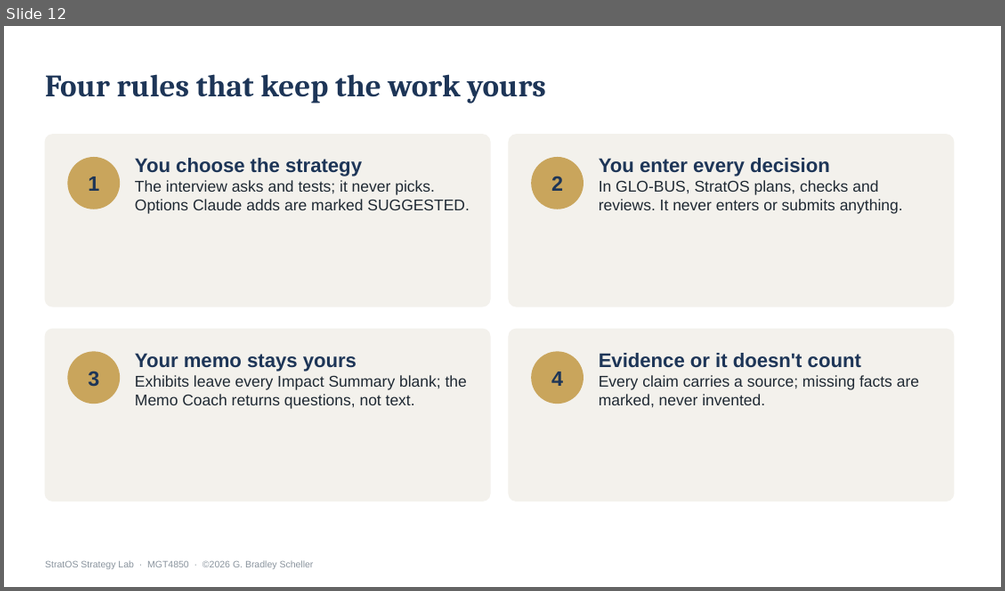
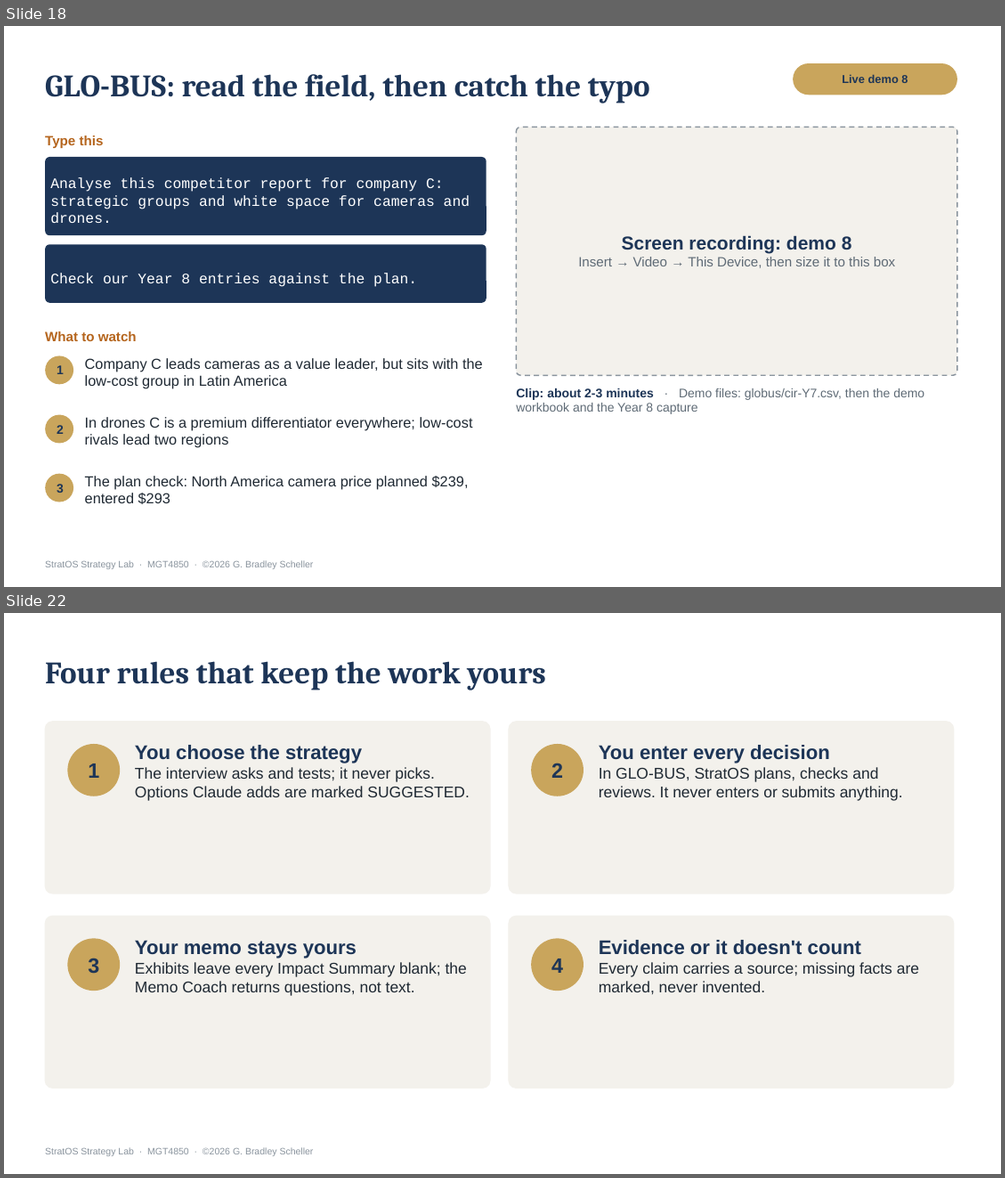
Before and after one commit to Brads777/Strat-IQ-Strategy-Toolkit, a slide deck: release-assets/StratOS_v3_Process_Walkthrough.pptx. Shown one above the other, each under a label of ours: slide 12 before the commit, slides 18 and 22 after it; the slides between them are not shown. The pictures are 1005x591 and 1005x1178 pixels, drawn with LibreOffice and Linux fonts; fonts in the diff are those of the drawing. Boxes give left, top, right and bottom in pixels: in the first picture for what was removed or moved away, otherwise in the second. Text is boxed around its words. In the diff, an @@ line names an element or a change of style, - is before the commit and + after.

```diff
--- a/release-assets/StratOS_v3_Process_Walkthrough.pptx
+++ b/release-assets/StratOS_v3_Process_Walkthrough.pptx
@@ slide 18 added at (x1=4, y1=26, x2=1001, y2=587), background #FFFFFF; not listed: 1 template element that a slide beside it also shows @@
@@ title added at (x1=45, y1=74, x2=650, y2=103), 30 pt, text #1D3557, bold @@
+GLO-BUS: read the field, then catch the typo
@@ rounded rectangle added at (x1=793, y1=63, x2=957, y2=95), fill #C9A55C, 11 pt, text #1D3557, bold @@
+Live demo 8
@@ rounded rectangle added at (x1=517, y1=127, x2=957, y2=375), fill #F3F1EC, outline #8A949E 1.25 pt dashed @@
@@ text added at (x1=45, y1=135, x2=104, y2=148), 13 pt, text #B5651D, bold @@
+Type this
@@ rounded rectangle added at (x1=45, y1=157, x2=486, y2=235), fill #1D3557, 14 pt, text #FFFFFF @@
+Analyse this competitor report for company C: strategic groups and white space for cameras and drones.
@@ text added at (x1=578, y1=235, x2=895, y2=268), 13 pt, text #5F6B76 @@
+Screen recording: demo 8
+Insert → Video → This Device, then size it to this box
@@ rounded rectangle added at (x1=45, y1=244, x2=486, y2=303), fill #1D3557, 14 pt, text #FFFFFF @@
+Check our Year 8 entries against the plan.
@@ text added at (x1=45, y1=331, x2=137, y2=341), 13 pt, text #B5651D, bold @@
+What to watch
@@ ellipse added at (x1=45, y1=356, x2=73, y2=384), fill #C9A55C, 12 pt, text #1D3557, bold @@
+1
@@ text added at (x1=85, y1=358, x2=483, y2=389), 14 pt, text #1F2933 @@
+Company C leads cameras as a value leader, but sits with the low-cost group in Latin America
@@ text added at (x1=516, y1=388, x2=924, y2=414), 12 pt, text #5F6B76 @@
+Clip: about 2-3 minutes · Demo files: globus/cir-Y7.csv, then the demo workbook and the Year 8 capture
@@ ellipse added at (x1=45, y1=415, x2=73, y2=443), fill #C9A55C, 12 pt, text #1D3557, bold @@
+2
@@ text added at (x1=85, y1=417, x2=473, y2=448), 14 pt, text #1F2933 @@
+In drones C is a premium differentiator everywhere; low-cost rivals lead two regions
@@ ellipse added at (x1=45, y1=473, x2=73, y2=501), fill #C9A55C, 12 pt, text #1D3557, bold @@
+3
@@ text added at (x1=85, y1=475, x2=469, y2=504), 14 pt, text #1F2933 @@
+The plan check: North America camera price planned $239, entered $293
@@ what was slide 12 is now slide 22 @@
```
Also in this commit, not shown: 5 slides changed, 9 other slides added, 22 other files.
